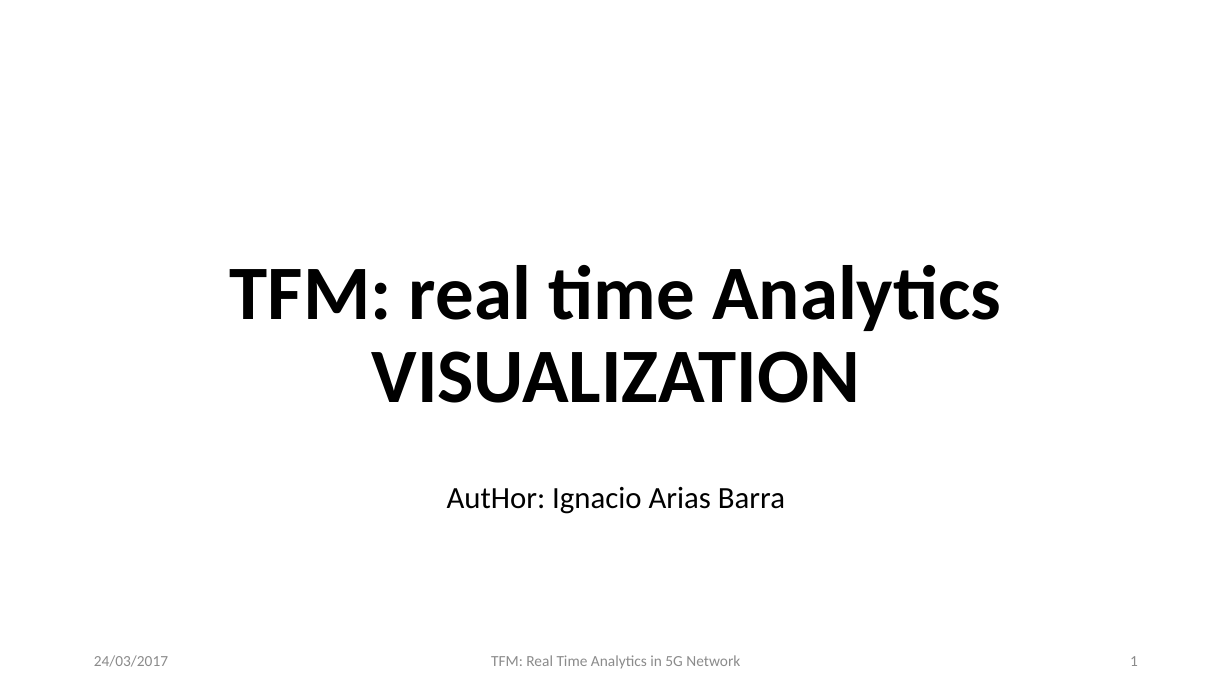
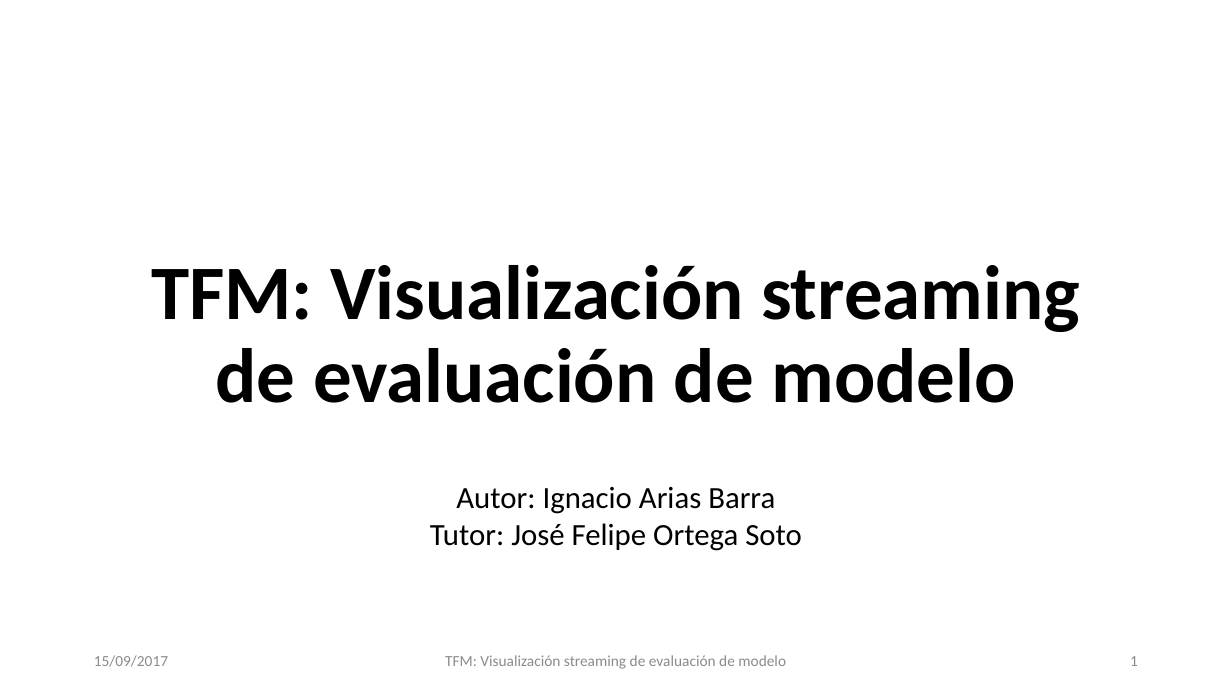
Before and after one commit to IABcb/TFM, a slide deck: slide 1 of slides/TFM.pptx. Drawn at 1232x693 pixels with LibreOffice and Linux fonts; fonts in the diff are those of the drawing; background and template pictures are left out. Boxes give left, top, right and bottom in pixels: in the first picture for what was removed or moved away, otherwise in the second. Text is boxed around its words. In the diff, an @@ line names an element or a change of style, - is before the commit and + after.

```diff
--- a/slides/TFM.pptx
+++ b/slides/TFM.pptx
@@ title at bbox=[151, 265, 1080, 403]: text changed @@
-TFM: real time Analytics VISUALIZATION
+TFM: Visualización streaming de evaluación de modelo
@@ subtitle at bbox=[430, 487, 802, 551]: text changed @@
-AutHor: Ignacio Arias Barra
+Autor: Ignacio Arias Barra
+Tutor: José Felipe Ortega Soto
@@ text at bbox=[94, 655, 168, 667]: text changed @@
-24/03/2017
+15/09/2017
@@ text at bbox=[445, 655, 786, 669]: text changed @@
-TFM: Real Time Analytics in 5G Network
+TFM: Visualización streaming de evaluación de modelo
```
Also in this commit, not shown: 2 other slides changed, 8 slides added, 1 slide removed, 18 other files.
